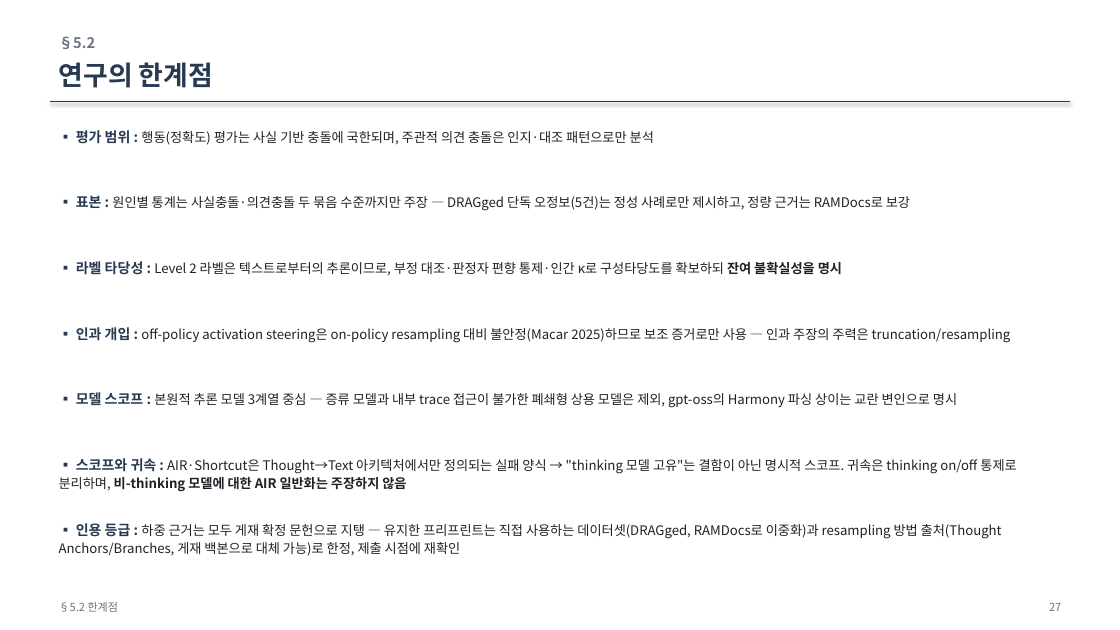
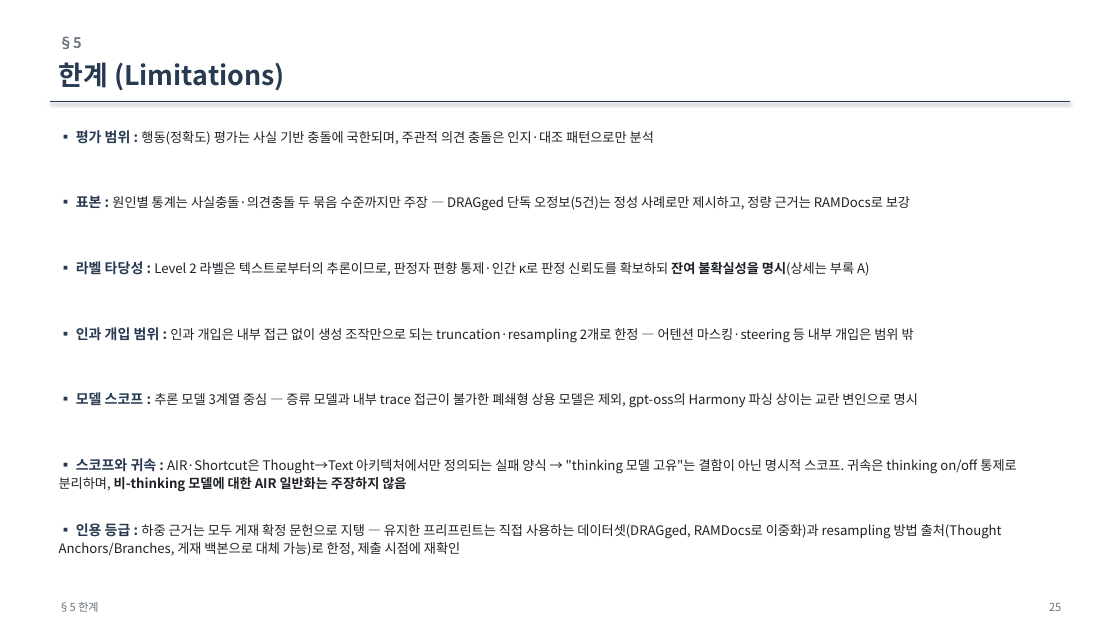
Before and after one commit to jin-ryu/temporal-conflict-qa, a slide deck: slide 25 of docs/ThinkConflict_연구보고.pptx (slide 27 before the commit). Drawn at 1120x630 pixels with LibreOffice and Linux fonts; fonts in the diff are those of the drawing. Boxes give left, top, right and bottom in pixels: in the first picture for what was removed or moved away, otherwise in the second. Text is boxed around its words. In the diff, an @@ line names an element or a change of style, - is before the commit and + after.

Commit message:
docs: ThinkConflict 계획서 대개편 — 진단 프레임워크를 1차 기여로 전면화(기여 목록·한줄요약 신설), 실험 재구성(귀속통제 통합·인과개입 truncation+resampling 한정, AIR-Gate/steering/attention/로드맵 제거), 지표·라벨타당성·측정규약 표준화, 실험결과 섹션 신설·References 스타일화·RQ/헤딩 순번 통일 + PPT 동기화

```diff
--- a/docs/ThinkConflict_연구보고.pptx
+++ b/docs/ThinkConflict_연구보고.pptx
@@ text at bbox=[59, 36, 82, 49]: text changed @@
-§5.2
+§5
@@ text at bbox=[59, 62, 285, 91]: text changed @@
-연구의 한계점
+한계 (Limitations)
@@ text at bbox=[76, 261, 869, 276]: text changed @@
-▪ 라벨 타당성 : Level 2 라벨은 텍스트로부터의 추론이므로, 부정 대조·판정자 편향 통제·인간 κ로 구성타당도를 확보하되 잔여 불확실성을 명시
+▪ 라벨 타당성 : Level 2 라벨은 텍스트로부터의 추론이므로, 판정자 편향 통제·인간 κ로 판정 신뢰도를 확보하되 잔여 불확실성을 명시(상세는 부록 A)
@@ text at bbox=[76, 327, 914, 343]: text changed @@
-▪ 인과 개입 : off-policy activation steering은 on-policy resampling 대비 불안정(Macar 2025)하므로 보조 증거로만 사용 — 인과 주장의 주력은 truncation/resampling
+▪ 인과 개입 범위 : 인과 개입은 내부 접근 없이 생성 조작만으로 되는 truncation·resampling 2개로 한정 — 어텐션 마스킹·steering 등 내부 개입은 범위 밖
@@ text at bbox=[76, 392, 918, 408]: text changed @@
-▪ 모델 스코프 : 본원적 추론 모델 3계열 중심 — 증류 모델과 내부 trace 접근이 불가한 폐쇄형 상용 모델은 제외, gpt-oss의 Harmony 파싱 상이는 교란 변인으로 명시
+▪ 모델 스코프 : 추론 모델 3계열 중심 — 증류 모델과 내부 trace 접근이 불가한 폐쇄형 상용 모델은 제외, gpt-oss의 Harmony 파싱 상이는 교란 변인으로 명시
@@ text at bbox=[59, 602, 98, 612]: text changed @@
-§5.2 한계점
+§5 한계
@@ text at bbox=[1049, 603, 1061, 611]: text changed @@
-27
+25
```
Also in this commit, not shown: 17 other slides changed, 1 slide added, 2 slides removed, 2 other files.
